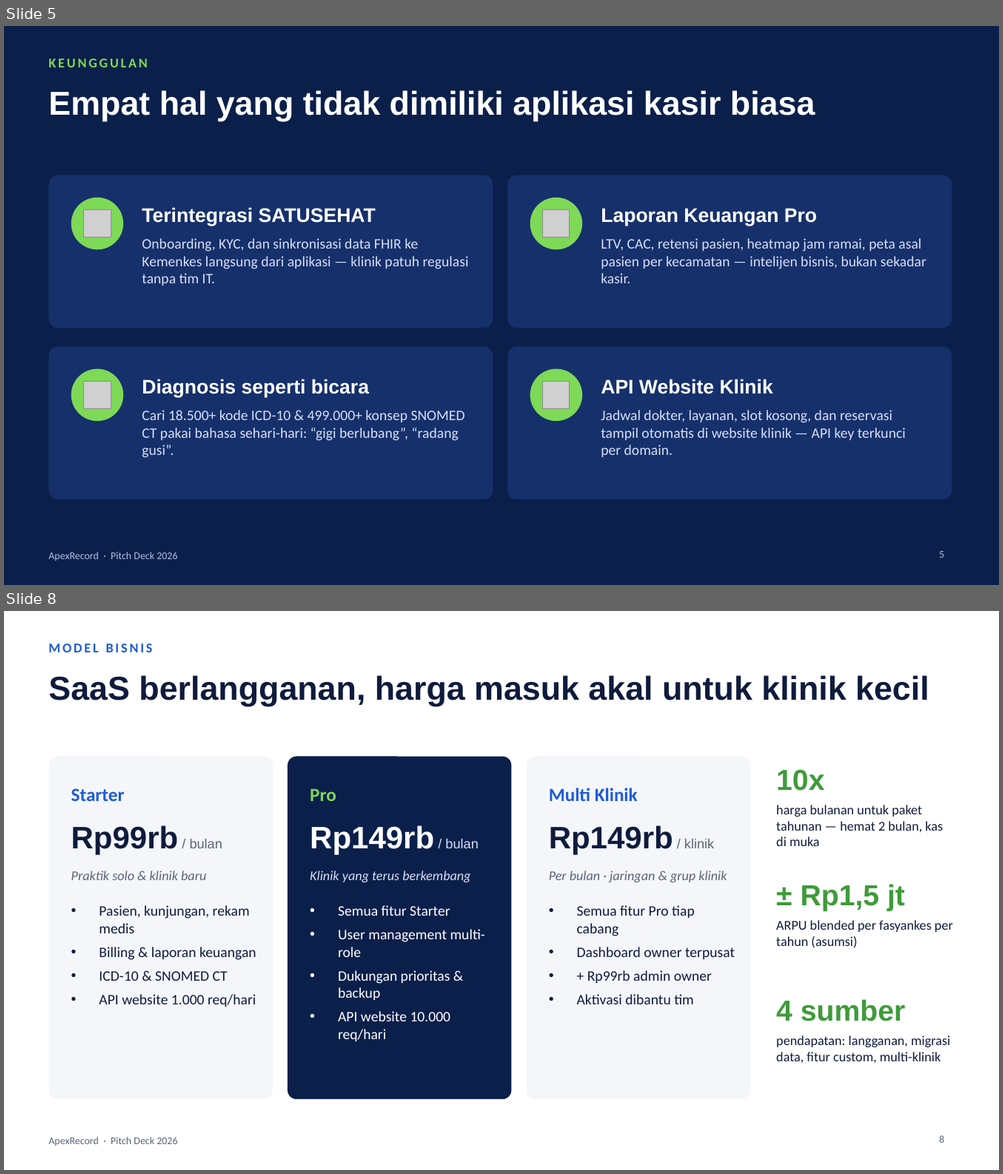
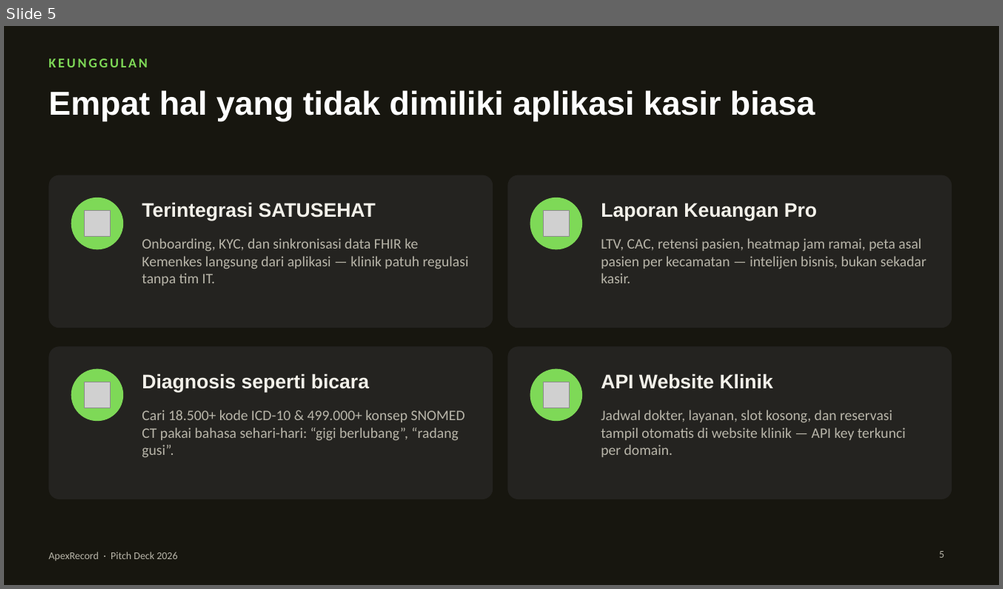
Before and after one commit to fajrulichsanai/apex-record, a slide deck: docs/pitch-deck/ApexRecord-Pitch-Deck.pptx. Shown one above the other, each under a label of ours: slides 5 and 8 before the commit, slide 5 after it; the slides between them are not shown. The pictures are 1003x1174 and 1003x589 pixels, drawn with LibreOffice and Linux fonts; fonts in the diff are those of the drawing; grey boxes stand for pictures. Boxes give left, top, right and bottom in pixels: in the first picture for what was removed or moved away, otherwise in the second. Text is boxed around its words. In the diff, an @@ line names an element or a change of style, - is before the commit and + after.

```diff
--- a/docs/pitch-deck/ApexRecord-Pitch-Deck.pptx
+++ b/docs/pitch-deck/ApexRecord-Pitch-Deck.pptx
@@ slide 8 removed at [4, 611, 999, 1170], background #FFFFFF @@
@@ text removed at [48, 644, 153, 652] @@
-MODEL BISNIS
@@ title removed at [48, 675, 929, 706] @@
-SaaS berlangganan, harga masuk akal untuk klinik kecil
@@ rounded rectangle removed at [48, 757, 273, 1099] @@
@@ rounded rectangle removed at [287, 757, 512, 1099] @@
@@ rounded rectangle removed at [526, 757, 750, 1099] @@
@@ text removed at [549, 788, 637, 801] @@
-Multi Klinik
@@ text removed at [776, 769, 824, 791] @@
-10x
@@ text removed at [71, 789, 125, 801] @@
-Starter
@@ text removed at [310, 789, 336, 801] @@
-Pro
@@ text removed at [776, 805, 942, 846] @@
-harga bulanan untuk paket tahunan — hemat 2 bulan, kas di muka
@@ text removed at [71, 826, 222, 855] @@
-Rp99rb / bulan
@@ text removed at [310, 826, 478, 855] @@
-Rp149rb / bulan
@@ text removed at [549, 826, 714, 855] @@
-Rp149rb / klinik
@@ text removed at [71, 871, 206, 880] @@
-Praktik solo & klinik baru
@@ text removed at [310, 871, 470, 883] @@
-Klinik yang terus berkembang
@@ text removed at [549, 871, 726, 883] @@
-Per bulan · jaringan & grup klinik
@@ text removed at [800, 884, 905, 911] @@
-± Rp1,5 jt
@@ text removed at [99, 906, 256, 1007] @@
-• Pasien, kunjungan, rekam medis
-• Billing & laporan keuangan
-• ICD-10 & SNOMED CT
-• API website 1.000 req/hari
@@ text removed at [338, 906, 485, 1042] @@
-• Semua fitur Starter
-• User management multi-role
-• Dukungan prioritas & backup
-• API website 10.000 req/hari
@@ text removed at [577, 906, 734, 1005] @@
-• Semua fitur Pro tiap cabang
-• Dashboard owner terpusat
-• + Rp99rb admin owner
-• Aktivasi dibantu tim
@@ text removed at [776, 920, 953, 948] @@
-ARPU blended per fasyankes per tahun (asumsi)
@@ text removed at [776, 999, 905, 1022] @@
-4 sumber
@@ text removed at [776, 1036, 950, 1063] @@
-pendapatan: langganan, migrasi data, fitur custom, multi-klinik
@@ text removed at [48, 1137, 177, 1146] @@
-ApexRecord · Pitch Deck 2026
@@ page number removed at [939, 1136, 944, 1143] @@
-8
@@ slide 5 changed as well @@
@@ background #0B1F4B to #17160F @@
@@ fill #16306B to #242320; proportions changed in 4 elements at [48, 175, 492, 328], [508, 175, 951, 328], [48, 347, 492, 500], [508, 347, 951, 500] @@
@@ text colour #FFFFFF to #F3F1EA; vertical alignment middle to top in 4 elements at [142, 202, 375, 221], [600, 203, 817, 221], [142, 374, 369, 392], [600, 374, 773, 389] @@
@@ text colour #D6E0F5 to #B9B6AA in 4 elements at [142, 238, 469, 286], [600, 238, 926, 284], [142, 410, 465, 458], [600, 410, 905, 457] @@
@@ text "ApexRecord · Pitch Deck 2026" at [48, 552, 177, 561]: text colour #AFC0E8 to #B9B6AA @@
@@ page number at [939, 551, 944, 558]: text colour #AFC0E8 to #B9B6AA @@
```
Also in this commit, not shown: 12 other slides changed, 7 slides added, 2 other slides removed.
